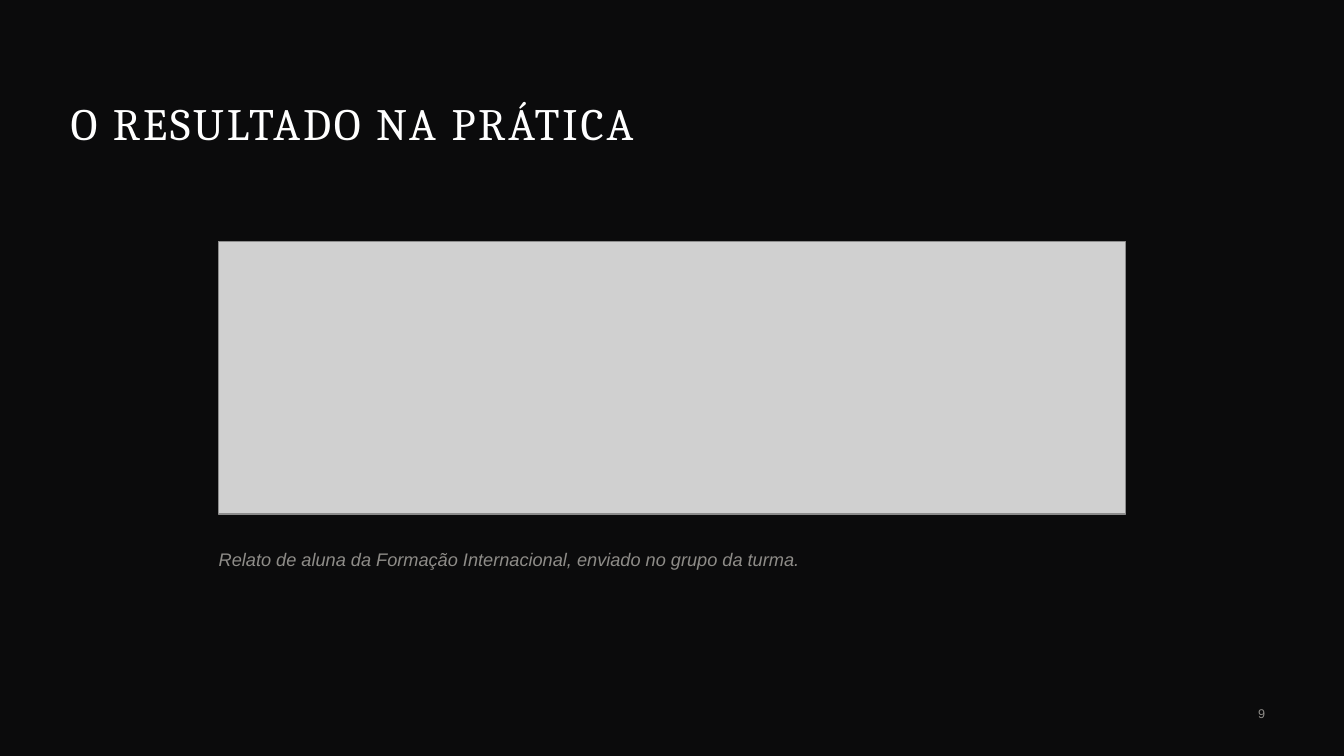
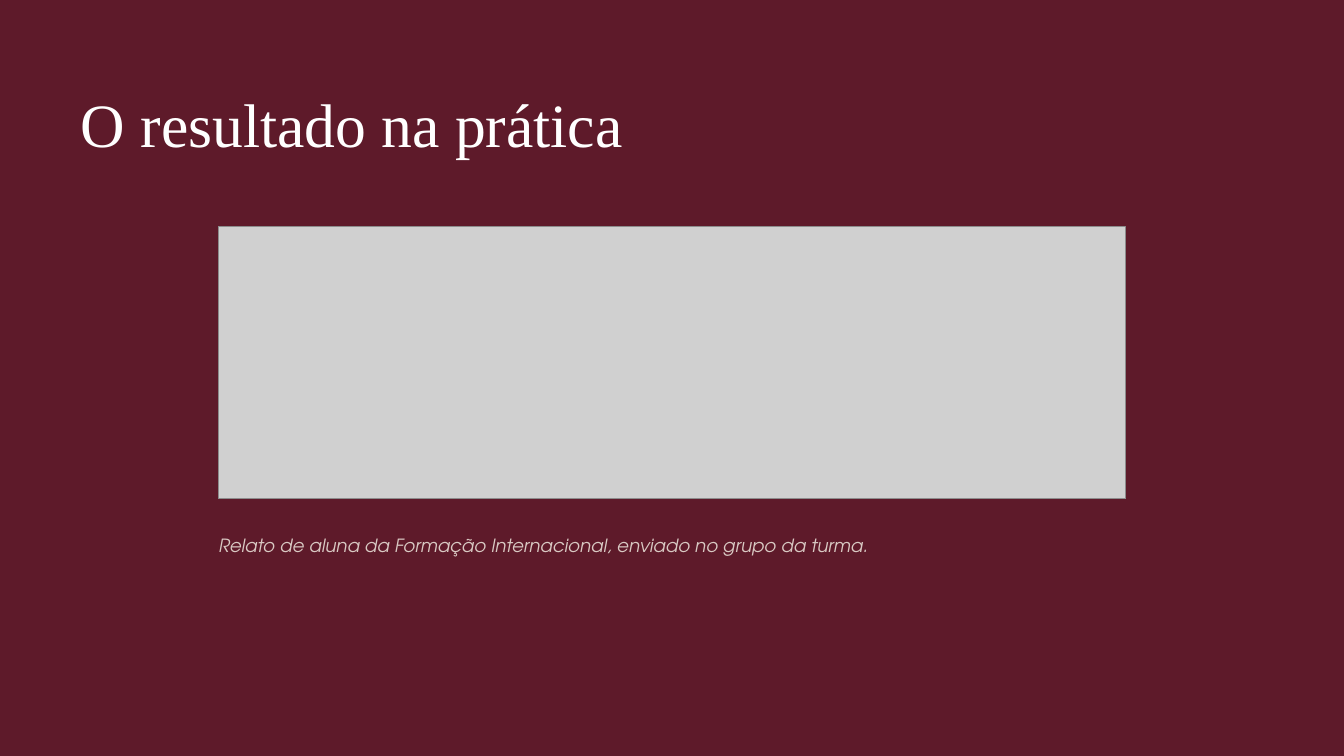
Before and after one commit to humbertovecchi/vecchi, a slide deck: slide 9 of entregas/Formacao-Internacional-Etapa-Miami.pptx. Drawn at 1344x756 pixels with LibreOffice and Linux fonts; fonts in the diff are those of the drawing; grey boxes stand for pictures. Boxes give left, top, right and bottom in pixels: in the first picture for what was removed or moved away, otherwise in the second. Text is boxed around its words. In the diff, an @@ line names an element or a change of style, - is before the commit and + after.

```diff
--- a/entregas/Formacao-Internacional-Etapa-Miami.pptx
+++ b/entregas/Formacao-Internacional-Etapa-Miami.pptx
@@ background #0B0B0C to #5E1A2A @@
@@ title at bbox=[81, 104, 622, 158]: text changed; size 32 to 44 pt; font Cambria to Times New Roman @@
-O RESULTADO NA PRÁTICA
+O resultado na prática
@@ picture: place and size @@
-picture at bbox=[219, 242, 1126, 514]
+picture at bbox=[219, 227, 1126, 499]
@@ text "Relato de aluna da Formação ..." at bbox=[219, 538, 868, 557]: font Arial to TeX Gyre Adventor, text colour #8E8C88 to #D9C9C3; vertical alignment middle to top @@
@@ page number removed at bbox=[1258, 709, 1265, 718] @@
-9
```
Also in this commit, not shown: 8 other slides changed, 1 slide added, 1 slide removed, 10 other files.
